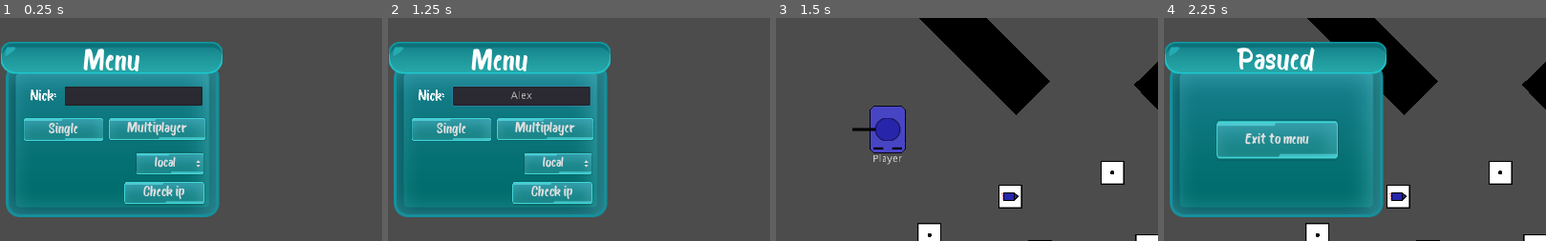
Above: before the commit, frames 1-4 (left to right).
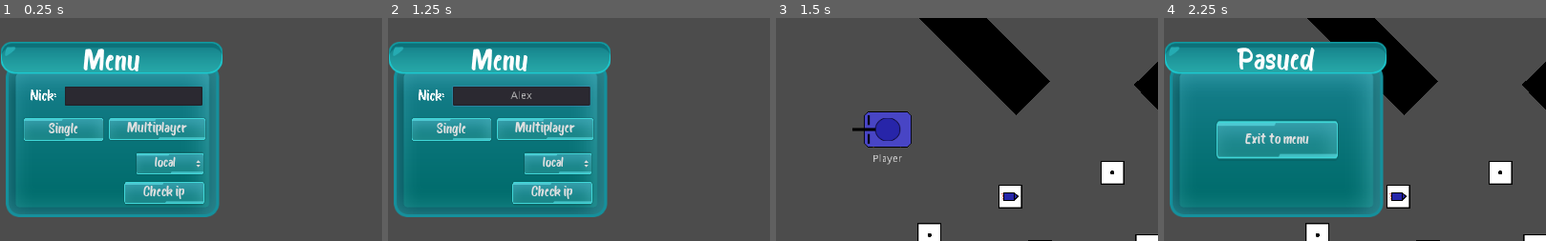
Above: after the commit, the same moments.

Repository: mm-102/godot_tanks
Game: Godot game, scene res://Main.tscn
The game is run twice, just before and just after one commit, with the same random seed, the same clock (stepped at 60 frames per second) and the same inputs.
Inputs (mouse positions are % of the whole screen's width and height, from its top left):
- Up to frame 1 (0.25 s): no input
- Up to frame 2 (1.25 s): click (53, 42) at 0.52 s; type "Alex" at 0.6 s
- Up to frame 3 (1.5 s): click "Single" at 1.25 s
- Up to frame 4 (2.25 s): click (98, 3) at 2 s
The pictures show only the part of the screen within x 35-85%, y 25-75%; the shares and areas given below are measured in that part.

Frames 1-2 are identical in both runs. In frame 3, 1.0% of the frame differs, in the area x 23-36%, y 39-61%; in frame 4, nothing differs.
Error in both runs: Attempt to call function 'get_map_boundaries' in base 'null instance' on a null instance. (res://Player/Tank/Tank.gd:64)

Commit message:
Synch bullets with server: - This is messy, cleaning needed - stylish change to "end_battle" function in Transfer node

Diff:
--- a/Global/Paths.gd
+++ b/Global/Paths.gd
@@ -4,6 +4,7 @@
 
 const PLAYERS_N = "/root/Main/Game/Players"
 const MAP_N = "/root/Main/Game/Map"
+const T_CLOCK = "/root/Transfer/Clock"
 
 static func get_player_path():
 	return
--- a/Main.gd
+++ b/Main.gd
@@ -9,6 +9,11 @@
 	GAME_MODE.MULTI: preload("res://Multiplayer/Game/Multi_Game.tscn"),
 }
 var is_multiplayer = false
+
+
+func _ready():
+	#Physics2DServer.set_active(false)
+	set_physics_process(false)
 
 func game_mode(sel_mode: int, adress, player_nick):
 	#[info] Transfer node have to be after main
@@ -32,7 +37,11 @@
 	#warning-ignore:return_value_discarded
 	get_tree().reload_current_scene()
 
-func end_of_battle(): #[Important!] How to name functions: According to time when its called, or what this function does?
+func end_of_battle():
+	var game_n = $"/root/Main/Game"
+	$"/root/Main/PlayerGUILayer/GUI".queue_free()
+	game_n.queue_free()
+	yield(game_n, "tree_exited")
 	var mode_inst = MODE_DICT[GAME_MODE.MULTI].instance()
 	add_child(mode_inst)
 	$PlayerGUILayer.add_child(gui_tscn.instance())
--- a/Multiplayer/Game/Game.gd
+++ b/Multiplayer/Game/Game.gd
@@ -15,9 +15,8 @@
 
 func self_initiation(player_data):
 	var player_id :int = player_data.ID
-	var nick :String = player_data.Nick
+#	var nick :String = player_data.Nick
 	var spawn_point = player_data.SP
-	var score = player_data.Score
 	var tank_inst = tank.instance()
 	local_player_id = player_id
 	tank_inst.name = str(player_id)
@@ -32,7 +31,6 @@
 	var player_id :int = player_data.ID
 	var nick :String = player_data.Nick
 	var spawn_point = player_data.SP
-	var score = player_data.Score
 	var tank_inst = tank_template.instance()
 	tank_inst.name = str(player_id)
 	if nick.empty():
@@ -78,17 +76,25 @@
 	$Objects.add_child(static_body2d)
 
 
-func spawn_bullet(player_id, bullet_data):
+func spawn_bullet(player_id, bullet_data, spawn_time):
 	var bullet_inst = Ammunition.get_tscn(bullet_data.AT).instance()
-	bullet_inst.name = bullet_data.Name
-#	bullet_inst.position = bullet_data.SP
-#	bullet_inst.set_linear_velocity(bullet_data.V)
+	var client_clock = get_node("/root/Transfer/Clock").client_clock
+	yield(get_tree().create_timer((spawn_time - client_clock)*0.001), "timeout")
+#	print("[Bullet", bullet_data.Name, "]: Time: ", get_node(Paths.T_CLOCK).get_time())
 	bullet_inst.setup_multiplayer(bullet_data)
 	if player_id == get_tree().get_network_unique_id():
 		bullet_inst.player_path = NodePath(Paths.PLAYERS_N + "/" + str(local_player_id))
-	get_node("/root/Main/Game/Projectiles").add_child(bullet_inst)
+	get_node("/root/Main/Game/Projectiles").add_child(bullet_inst, true)
 
-
+func update_bounce_bullet(bulletS_state, time):
+	if time < get_node(Paths.T_CLOCK).get_time():
+		print("[GAME]: Recived bullet bounce data too old.")
+		return
+	for bullet_state in bulletS_state:
+		var projectile_node = get_node_or_null("/root/Main/Game/Projectiles/" + bullet_state.Name)
+		if projectile_node == null:
+			return
+		projectile_node.append_new_state(bullet_state, time - get_node(Paths.T_CLOCK).get_time())
 
 func add_world_stance(time, world_stance):
 	if time_of_last_stance < time:
--- a/Multiplayer/Game/Map/Map.gd
+++ b/Multiplayer/Game/Map/Map.gd
@@ -23,7 +23,7 @@
 		ammo_boxes_n.add_child(ab_inst)
 
 func get_map_boundaries():
-	var multiplier = $TileMap.get_cell_size() * 1.5
+	var multiplier = $TileMap.get_cell_size() * $"%TileMap".scale
 	var pos = $TileMap.get_used_rect().position * multiplier
 	var end = $TileMap.get_used_rect().end * multiplier
 	return {"Pos": pos, "End": end}
--- a/Player/Projectiles/Bullet.tscn
+++ b/Player/Projectiles/Bullet.tscn
@@ -12,11 +12,17 @@
 radius = 8.0
 
 [node name="Bullet" type="RigidBody2D" groups=["Projectiles"]]
+physics_interpolation_mode = 2
+process_priority = -1
 collision_layer = 2
 collision_mask = 7
 physics_material_override = SubResource( 1 )
 gravity_scale = 0.0
+custom_integrator = true
 continuous_cd = 2
+contacts_reported = 1
+contact_monitor = true
+linear_damp = 0.0
 script = ExtResource( 1 )
 
 [node name="Sprite" type="Sprite" parent="."]
--- a/Player/Projectiles/Projectile.gd
+++ b/Player/Projectiles/Projectile.gd
@@ -4,6 +4,10 @@
 const BULLET_SPEED = 200
 
 var player_path = NodePath("")
+var position_1 = position
+var bullet_state_queue: Array
+
+
 
 func setup(player : RigidBody2D):
 	player_path = player.get_path()
@@ -12,14 +16,36 @@
 	set_linear_velocity(Vector2.UP.rotated(point.global_rotation) * BULLET_SPEED)
 
 func setup_multiplayer(bullet_data : Dictionary):
+	set_name(bullet_data.Name)
 	position = bullet_data.SP
 	set_linear_velocity(bullet_data.V)
 
+func _integrate_forces(state):
+	if bullet_state_queue.empty() == true:
+		return
+	var bullet_state = bullet_state_queue.pop_front()
+	var taransform = state.get_transform()
+	taransform.origin = bullet_state.Pos
+	set_linear_velocity(bullet_state.LV)
+	bullet_state_queue.clear()
+	state.set_transform(taransform)
+
 func _on_LifeTime_timeout():
 	die()
+
+func append_new_state(bullet_state, time_diff):
+	yield(get_tree().create_timer(time_diff * 0.001), "timeout")
+#	call_deferred("set_new_state", bullet_state)
+	bullet_state_queue.append(bullet_state)
+
+func set_new_state(bullet_state):
+	set_position(bullet_state.Pos)
+	set_linear_velocity(bullet_state.LV)
+#	print("[Bounce, Bullet", name, "]: Pos ", position, " | Time: ", get_node(Paths.T_CLOCK).get_time())
 
 func die():
 	var player = get_node_or_null(player_path)
 	if !(player == null):
 		player.ammo_left += 1
+	print("[Bullet", name, "]: Pos ", position, " | Time: ", get_node(Paths.T_CLOCK).get_time())
 	queue_free()
--- a/Player/Tank/Tank.tscn
+++ b/Player/Tank/Tank.tscn
@@ -57,6 +57,7 @@
 
 [node name="Tank" type="RigidBody2D" groups=["ME", "Players"]]
 unique_name_in_owner = true
+rotation = 1.5708
 collision_mask = 7
 physics_material_override = SubResource( 2 )
 gravity_scale = 0.0
--- a/Singletons/T_Clock.gd
+++ b/Singletons/T_Clock.gd
@@ -1,13 +1,15 @@
 extends Node
-class_name T_Clock
 
 const INTERPOLATION_OFFSET = 100
-var client_clock: int
+var client_clock: int setget ,get_time
 var latency: int
 var latency_arr: Array
 var time_difference: int
 
 
+
+func get_time():
+	return client_clock
 
 func _physics_process(_delta: float) -> void:
 	client_clock = OS.get_ticks_msec() + time_difference - INTERPOLATION_OFFSET
@@ -28,10 +30,10 @@
 	if get_tree().get_rpc_sender_id() != 1:
 		return
 	latency_arr.append((OS.get_ticks_msec() - client_time) * 0.5)
-	if latency_arr.size() == 9:
+	if latency_arr.size() == 7:
 		var total_latency = 0
 		latency_arr.sort()
-		var mid_point = latency_arr[4]
+		var mid_point = latency_arr[3]
 		for i in range(latency_arr.size() -1, -1, -1):
 			if latency_arr[i] > (2 * mid_point) and latency_arr[i] > 20:
 				latency_arr.remove(i)
@@ -40,3 +42,4 @@
 		latency = total_latency / latency_arr.size()
 		time_difference = server_time - OS.get_ticks_msec() + latency
 		latency_arr.clear()
+#		print("Client: ", client_clock, " | Server: ", server_time, " | Time diff: ", server_time - client_clock)
--- a/Singletons/Transfer.gd
+++ b/Singletons/Transfer.gd
@@ -13,10 +13,6 @@
 
 
 #---------- SERVER CREATION ----------
-func _ready():
-	game_n = $"/root/Main/Game"
-
-
 func _enter_tree():
 	_connect_to_server()
 
@@ -65,12 +61,8 @@
 remote func recive_new_battle(new_game_data):
 	if !get_tree().get_rpc_sender_id() == 1:
 		return
-	gui_n.queue_free()
-	game_n.queue_free()
-	yield(game_n, "tree_exited")
-	main_n.end_of_battle()
-	game_n = $"/root/Main/Game"
-	gui_n = $"/root/Main/PlayerGUILayer/GUI"
+	yield(main_n.end_of_battle(), "completed")
+	_ready()
 	game_n.get_node("Map").set_map_data(new_game_data.MapData)
 	for player_id in new_game_data.PlayerSData:
 		gui_n.add_scoreboard_player(player_id, new_game_data.PlayerSData[player_id])
@@ -104,18 +96,23 @@
 func fetch_stance(player_stance: Dictionary):
 	rpc_unreliable_id(1, "recive_stance", player_stance)
 
-func fetch_shoot(player_stance, shoot_slot):
-	rpc_unreliable_id(1, "recive_shoot", player_stance, shoot_slot)
-
 remote func recive_world_stance(time, playerS_stance):
 	if !get_tree().get_rpc_sender_id() == 1:
 		return
 	game_n.add_world_stance(time, playerS_stance)
 
-remote func recive_shoot(player_id, bullet_data):
+func fetch_shoot(player_stance, shoot_slot):
+	rpc_unreliable_id(1, "recive_shoot", player_stance, shoot_slot)
+
+remote func recive_shoot(player_id, bullet_data, spawn_time):
 	if !get_tree().get_rpc_sender_id() == 1:
 		return
-	game_n.spawn_bullet(player_id, bullet_data)
+	game_n.spawn_bullet(player_id, bullet_data, spawn_time)
+
+remote func recive_shoot_bounce_state(bulletS_state, time):
+	if !get_tree().get_rpc_sender_id() == 1:
+		return
+	game_n.update_bounce_bullet(bulletS_state, time)
 
 remote func recive_score_update(player_id: String, new_score: int):
 	if !get_tree().get_rpc_sender_id() == 1:
--- a/project.godot
+++ b/project.godot
@@ -23,17 +23,11 @@
 "class": "Projectile",
 "language": "GDScript",
 "path": "res://Player/Projectiles/Projectile.gd"
-}, {
-"base": "Node",
-"class": "T_Clock",
-"language": "GDScript",
-"path": "res://Singletons/T_Clock.gd"
 } ]
 _global_script_class_icons={
 "Ammunition": "",
 "Paths": "",
-"Projectile": "",
-"T_Clock": ""
+"Projectile": ""
 }
 
 [application]
@@ -127,6 +121,10 @@
 [physics]
 
 common/physics_jitter_fix=0.0
+common/enable_pause_aware_picking=true
+2d/use_bvh=false
+2d/bvh_collision_margin=0.0
+common/enable_object_picking=false
 
 [rendering]
 
Not shown, changed: Godot Tanks.exe
